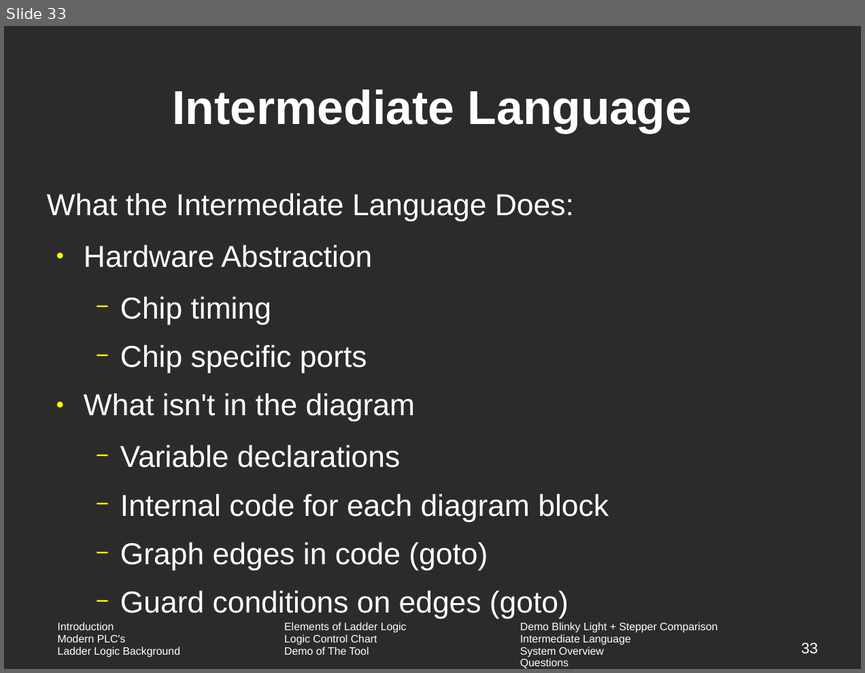
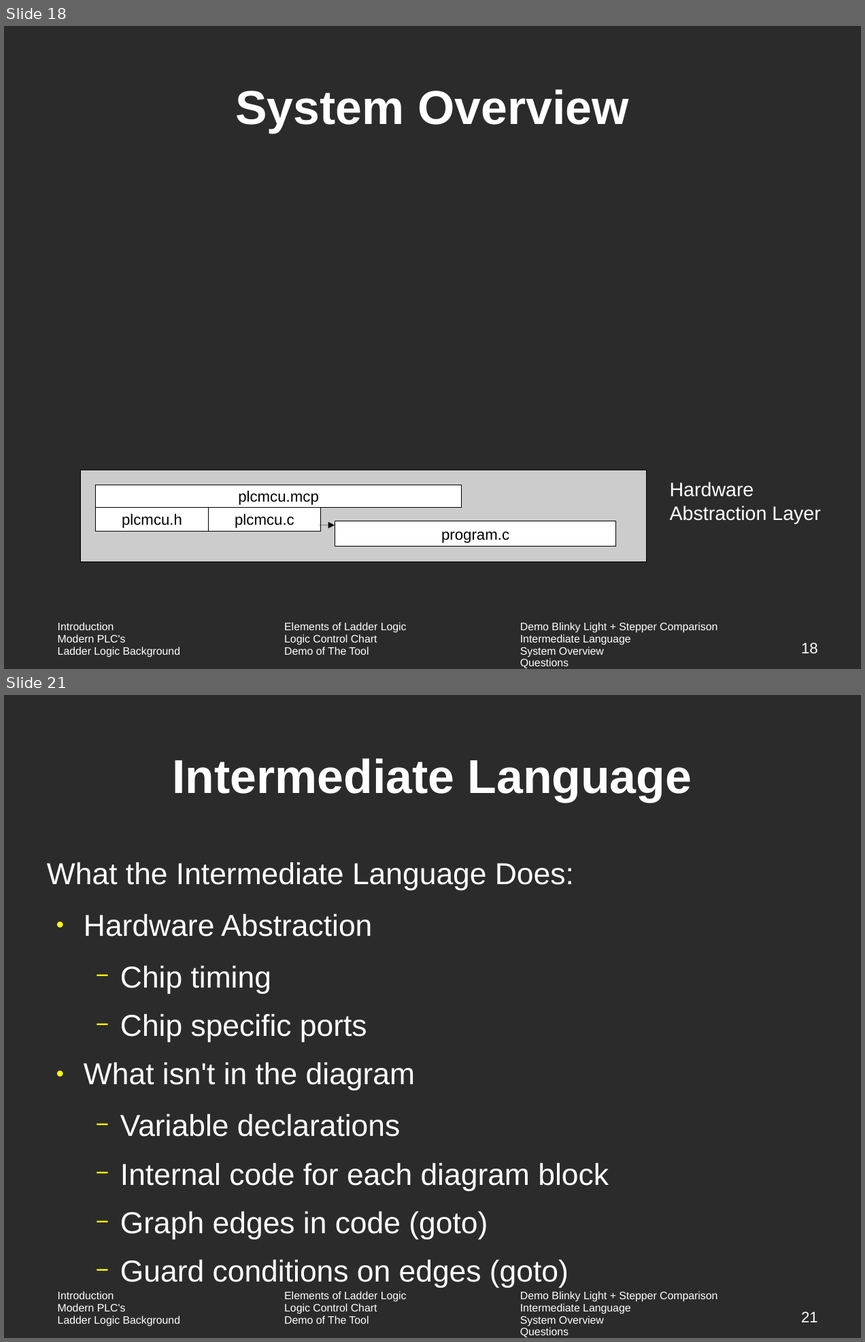
Before and after one commit to vortex-5/plcthesis, a slide deck: presentation/defense.odp. Shown one above the other, each under a label of ours: slide 33 before the commit, slides 18 and 21 after it; the slides between them are not shown. The pictures are 865x673 and 865x1342 pixels, drawn with LibreOffice and Linux fonts; fonts in the diff are those of the drawing; background and template pictures are left out; a plain dark background stands for a picture behind light text. Boxes give left, top, right and bottom in pixels: in the first picture for what was removed or moved away, otherwise in the second. Text is boxed around its words. In the diff, an @@ line names an element or a change of style, - is before the commit and + after.

```diff
--- a/presentation/defense.odp
+++ b/presentation/defense.odp
@@ slide 18 added at [4, 26, 861, 669], background picture (left out); not listed: 1 template element that a slide beside it also shows @@
@@ title added at [235, 89, 628, 133], 44 pt, text #FFFFFF, bold @@
+System Overview
@@ text added at [670, 482, 820, 523], 18 pt, text #FFFFFF @@
+Hardware Abstraction Layer
@@ group added at [80, 470, 646, 562]: 5 rectangles, 1 arrow @@
+program.c
+plcmcu.mcp
+plcmcu.h
+plcmcu.c
@@ page number added at [801, 642, 818, 654], 14 pt, text #FFFFFF @@
+18
@@ what was slide 33 is now slide 21 @@
@@ page number at [801, 1311, 818, 1322]: text changed @@
-33
+21
```
Also in this commit, not shown: 5 slides changed, 15 other slides added, 29 slides removed, 24 other files.
